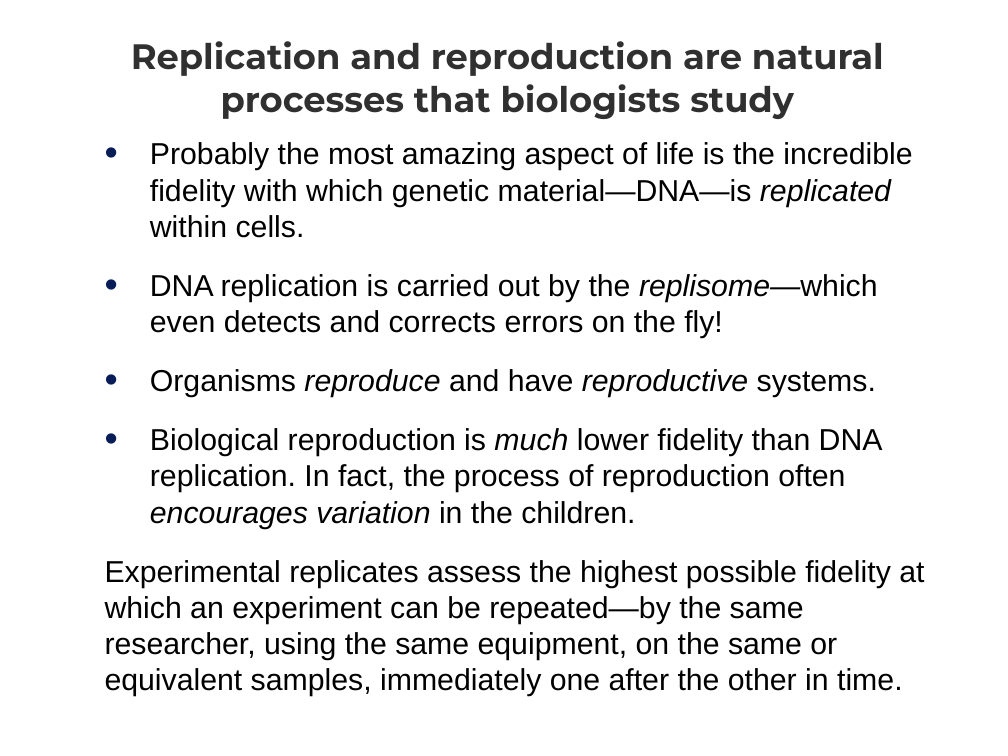
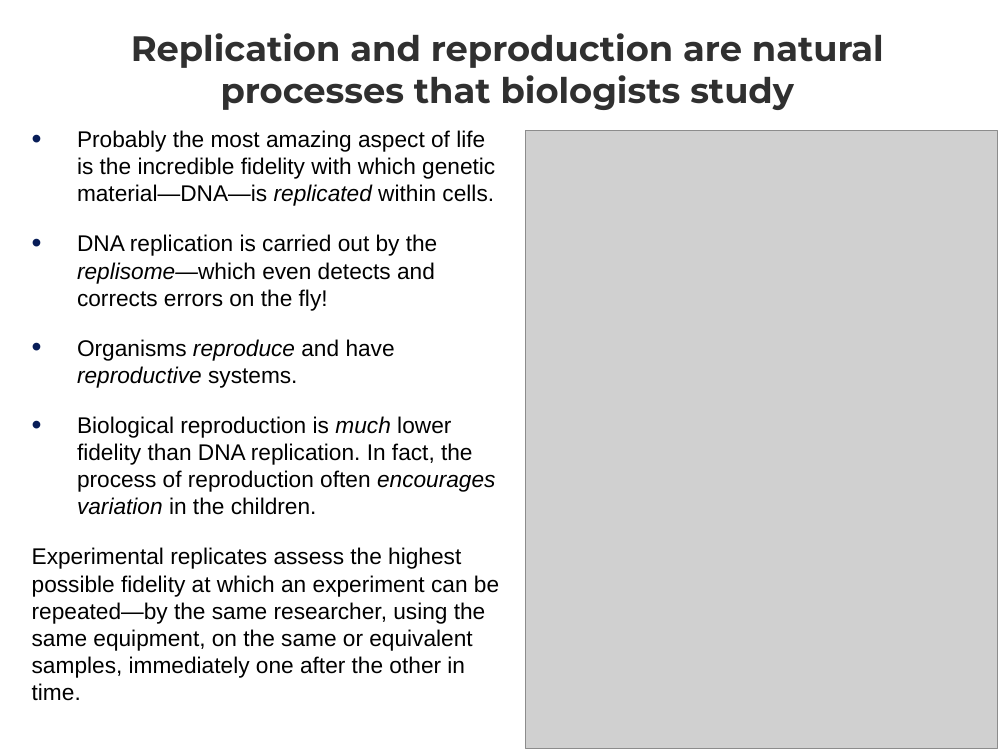
Before and after one commit to whole-tale/reproducibility-components, a slide deck: slide 9 of ro2019/presentation/reproducibility_by_other_means_presentation.ppt. Drawn at 1008x756 pixels with LibreOffice and Linux fonts; fonts in the diff are those of the drawing; grey boxes stand for pictures. Boxes give left, top, right and bottom in pixels: in the first picture for what was removed or moved away, otherwise in the second. Text is boxed around its words. In the diff, an @@ line names an element or a change of style, - is before the commit and + after.

```diff
--- a/ro2019/presentation/reproducibility_by_other_means_presentation.ppt
+++ b/ro2019/presentation/reproducibility_by_other_means_presentation.ppt
@@ text "Replication and reproduction are natural ...": place and size @@
-text "Replication and reproduction are natural ..." at (131,41,884,119)
+text "Replication and reproduction are natural ..." at (131,33,884,110)
@@ text "Probably the most amazing aspect ...": place and size @@
-text "Probably the most amazing aspect ..." at (105,142,924,697)
+text "Probably the most amazing aspect ..." at (32,130,499,701)
@@ text "Probably the most amazing aspect ..." at (32,130,499,701): size 24 to 18 pt @@
@@ picture added at (525,131,998,749) @@
```
Also in this commit, not shown: 2 other slides changed, 1 slide added, 1 other file.
